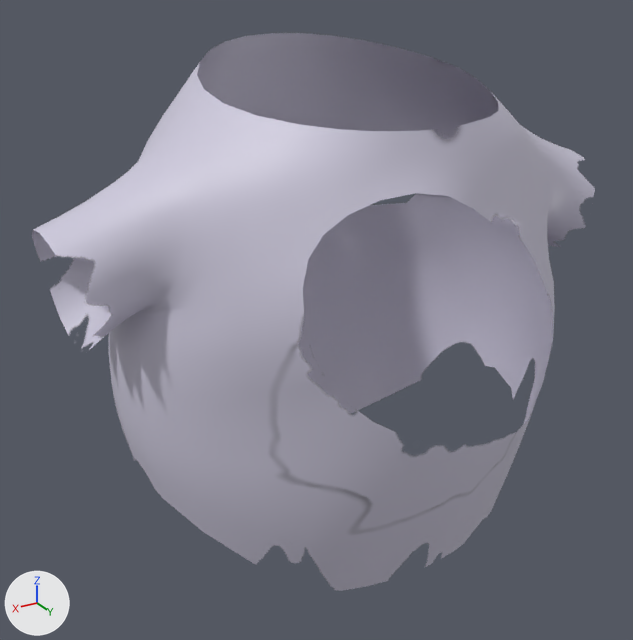
What one commit did to the Blender file Assets/Skin/2026/9_2025/Badly Dressed Ghost/Badly Dressed Ghost.blend.
Rendered twice from a camera (50 mm lens) standing at (0.659, 0.991, 0.93) and looking at (0.034, -0.051, 0.409). Arrows for +X, +Y and +Z are at lower left; the lights stay in place. The first picture is the older version.

Script lines for the objects in view, before the commit:
```python
me_cube = bpy.data.meshes.new('Cube')
me_cube.from_pydata(...)  # 558 vertices, 500 faces; spans x -0.432..0.43, y -0.301..0.273, z -0.428..0.288
me_cube.polygons.foreach_set('use_smooth', [True] * 500)
me_cube.materials.append(mat_material)
ob_badlydressed_outfit = bpy.data.objects.new('BadlyDressed_Outfit', me_cube)
ob_badlydressed_outfit.location = (0.001, -0.02, 0.516)
```
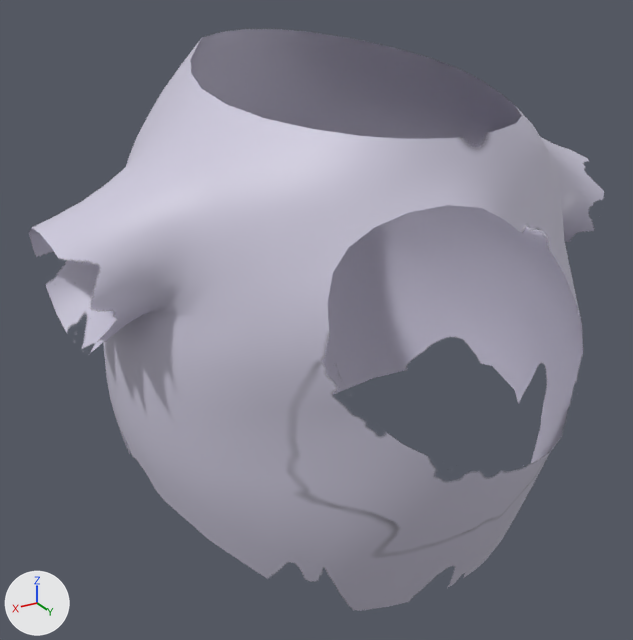
What differs and where, as boxes (x1, y1, x2, y2) in the pictures (633 x 640 px):
```json
{"object": "BadlyDressed_Outfit", "change": "reshaped", "before": [32, 33, 595, 591], "after": [29, 29, 604, 611]}
```

Scene script edits in JSON lines:
```json
{"block": "me_cube", "where": "# used by ob_badlydressed_outfit; location = (0.001, -0.02, 0.516)"}
{"op": "remove", "block": "me_cube", "code": "me_cube.from_pydata(...)  # 558 vertices, 500 faces; spans x -0.432..0.43, y -0.301..0.273, z -0.428..0.288"}
{"op": "add", "block": "me_cube", "code": "me_cube.from_pydata(...)  # 558 vertices, 500 faces; spans x -0.432..0.43, y -0.404..0.344, z -0.428..0.288"}
{"block": "me_cube", "change": "me_cube part 1: 544 of 558 vertices moved; they spanned x -0.431..0.43, y -0.301..0.273, z -0.428..0.288 and now span x -0.431..0.43, y -0.404..0.344, z -0.428..0.288; mean shift (0.0, -0.004, 0.0); largest move (-0.001, -0.301, -0.107) -> (-0.001, -0.404, -0.107)"}
```
